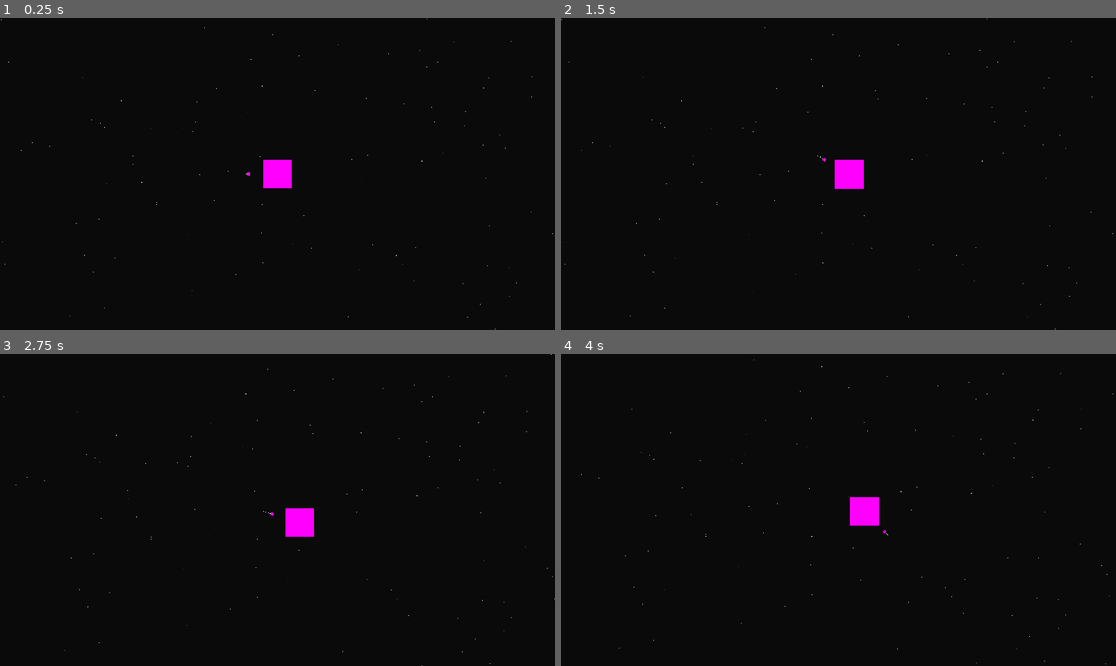
Above: before the commit, frames 1-4 (two rows, left to right).
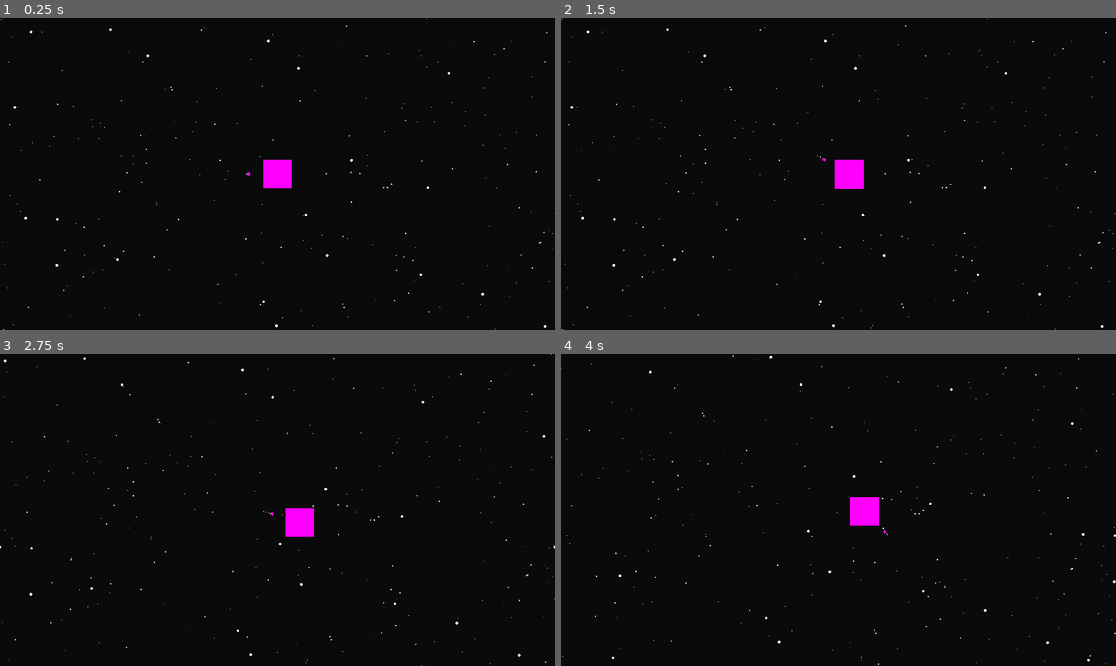
Above: after the commit, the same moments.

Repository: otDan/PlanetBlitz
Game: Godot game, scene res://main.tscn
The game is run twice, just before and just after one commit, with the same random seed, the same clock (stepped at 60 frames per second) and the same inputs.
Inputs:
- Up to frame 1 (0.25 s): no input
- Up to frame 2 (1.5 s): tap Enter at 0.5 s; hold Right (ui_right) 0.53-1.28 s; hold Down (ui_down) from 1.28 s (still down)
- Up to frame 3 (2.75 s): release Down (ui_down) at 2.03 s; hold Right (ui_right) from 2.03 s (still down)
- Up to frame 4 (4 s): release Right (ui_right) at 2.78 s; hold Up (ui_up) 2.78-3.53 s; hold Left (ui_left) from 3.53 s (still down)

The runs differ from the first frame. In frame 1, 0.2% of the frame differs, in the area x 0-100%, y 0-100%; in frame 2, 0.2%; in frame 3, 0.2%; in frame 4, 0.2%.

Commit message:
feat: Parallax stars

Diff:
--- a/background.gd
+++ b/background.gd
@@ -3,13 +3,12 @@
 
 # Called when the node enters the scene tree for the first time.
 func _ready():
-	generate_stars(100, Vector2(0.5, 0.75), Rect2(Vector2(0, 0), DisplayServer.screen_get_size()))
-	pass # Replace with function body.
+	generate_stars($FarStars, 150, Vector2(0.5, 0.75), Rect2(Vector2(0, 0), DisplayServer.screen_get_size()))
+	generate_stars($Stars, 70, Vector2(1, 1.25), Rect2(Vector2(0, 0), DisplayServer.screen_get_size()))
+	generate_stars($CloseStars, 20, Vector2(2, 2.5), Rect2(Vector2(0, 0), DisplayServer.screen_get_size()))
 
 
-func generate_stars(star_count: int, star_size_range: Vector2, spawn_area: Rect2):
-	var parallaxLayer := $ParallaxLayer  # Reference to the ParallaxLayer node
-
+func generate_stars(parallaxLayer: ParallaxLayer, star_count: int, star_size_range: Vector2, spawn_area: Rect2):
 	for i in range(star_count):
 		var starInstance := Star.new()
 		starInstance.size = randf_range(star_size_range.x, star_size_range.y)
--- a/main.tscn
+++ b/main.tscn
@@ -26,6 +26,13 @@
 [node name="ParallaxBackground" type="ParallaxBackground" parent="."]
 script = ExtResource("4_yqjao")
 
-[node name="ParallaxLayer" type="ParallaxLayer" parent="ParallaxBackground"]
+[node name="FarStars" type="ParallaxLayer" parent="ParallaxBackground"]
 motion_scale = Vector2(0.2, 0.2)
 motion_mirroring = Vector2(1920, 1080)
+
+[node name="Stars" type="ParallaxLayer" parent="ParallaxBackground"]
+motion_scale = Vector2(0.5, 0.5)
+motion_mirroring = Vector2(1920, 1080)
+
+[node name="CloseStars" type="ParallaxLayer" parent="ParallaxBackground"]
+motion_mirroring = Vector2(1920, 1080)
